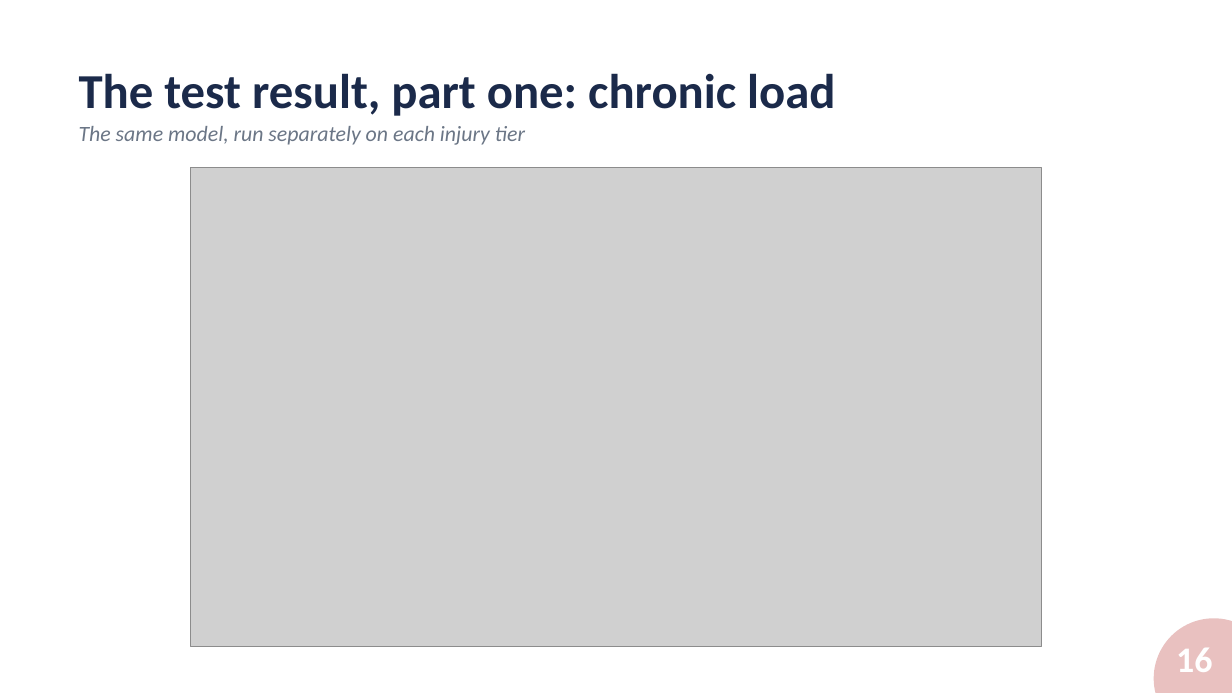
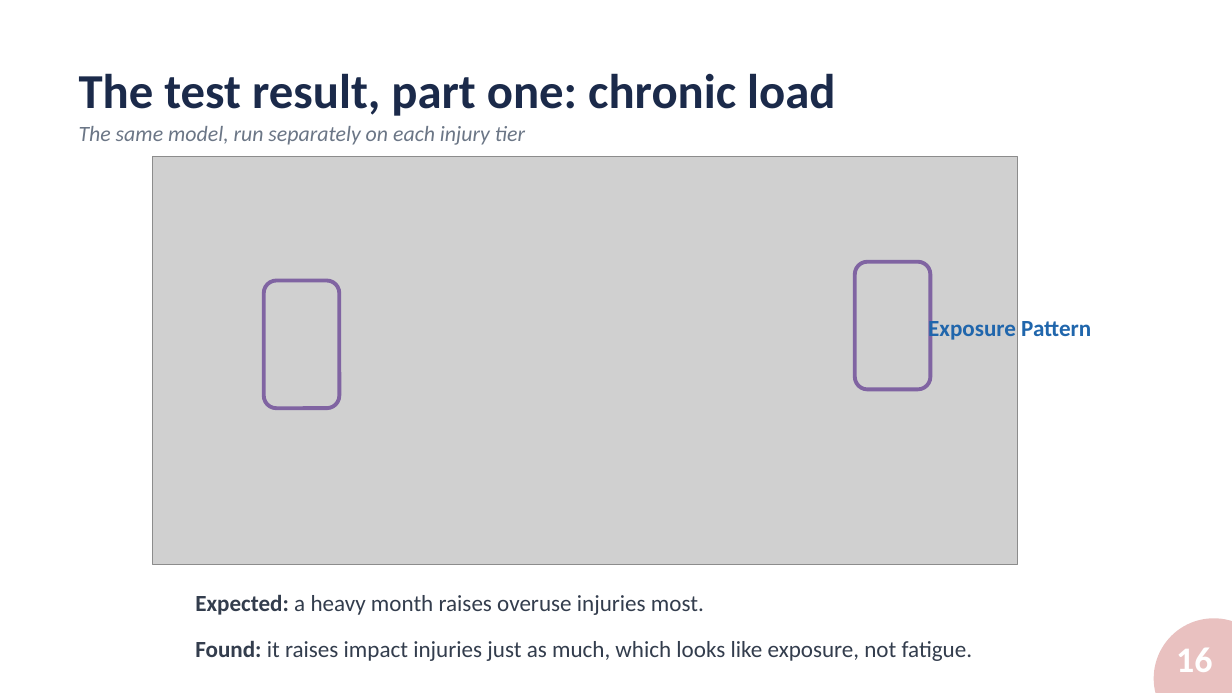
Before and after one commit to alexmartin360/Basketball-Workload-Injury-Risk-Profile, a slide deck: slide 16 of docs/SPB_Presentation_AlexMartin.pptx. Drawn at 1232x693 pixels with LibreOffice and Linux fonts; fonts in the diff are those of the drawing; grey boxes stand for pictures; background and template pictures are left out. Boxes give left, top, right and bottom in pixels: in the first picture for what was removed or moved away, otherwise in the second. Text is boxed around its words. In the diff, an @@ line names an element or a change of style, - is before the commit and + after.

```diff
--- a/docs/SPB_Presentation_AlexMartin.pptx
+++ b/docs/SPB_Presentation_AlexMartin.pptx
@@ picture: place and size @@
-picture at [191,167,1042,647]
+picture at [152,157,1018,566]
@@ rounded rectangle added at [855,262,931,389], outline #8064A2 3 pt @@
@@ rounded rectangle added at [263,281,339,409], outline #8064A2 3 pt @@
@@ text added at [928,317,1091,343], 18 pt, text #2066AC, bold @@
+Exposure Pattern
@@ text added at [195,594,704,615], 18 pt, text #333D4D @@
+Expected: a heavy month raises overuse injuries most.
@@ text added at [195,640,973,661], 18 pt, text #333D4D @@
+Found: it raises impact injuries just as much, which looks like exposure, not fatigue.
```
Also in this commit, not shown: 18 other slides changed, 1 slide added, 2 slides removed, 1 other file.
